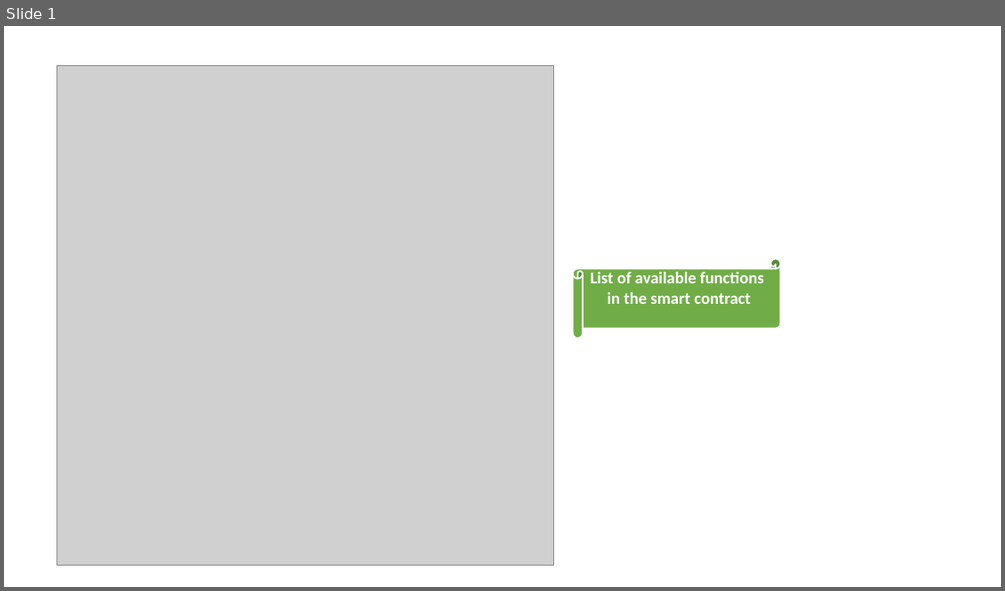
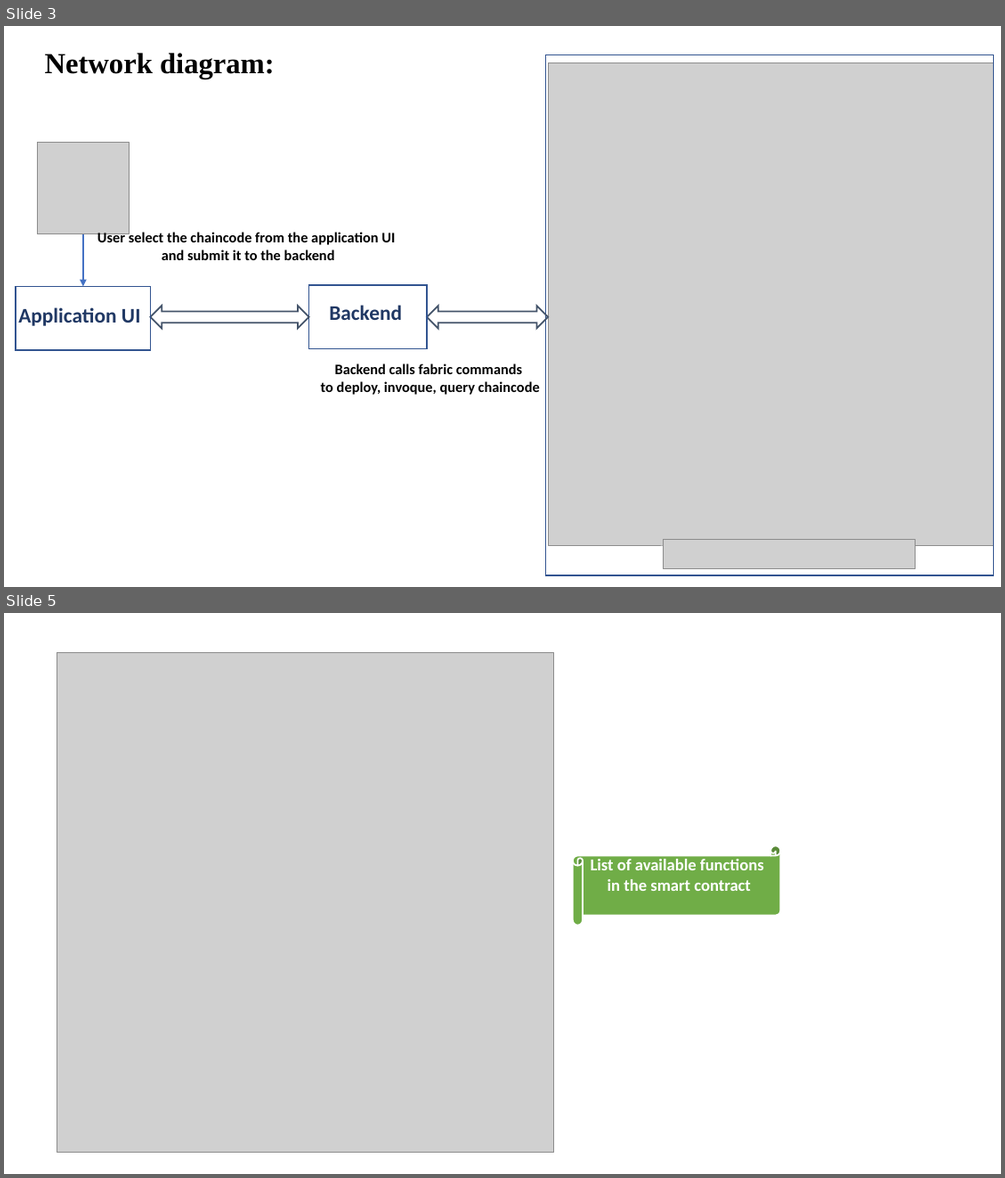
Before and after one commit to guesmi-samia123/Consent_System_Reposetry, a slide deck: WebApp_screenshoots.pptx. Shown one above the other, each under a label of ours: slide 1 before the commit, slides 3 and 5 after it; the slides between them are not shown. The pictures are 1005x591 and 1005x1178 pixels, drawn with LibreOffice and Linux fonts; fonts in the diff are those of the drawing; grey boxes stand for pictures. Boxes give left, top, right and bottom in pixels: in the first picture for what was removed or moved away, otherwise in the second. Text is boxed around its words. In the diff, an @@ line names an element or a change of style, - is before the commit and + after.

```diff
--- a/WebApp_screenshoots.pptx
+++ b/WebApp_screenshoots.pptx
@@ slide 3 added at [4, 26, 1001, 587], background #FFFFFF @@
@@ text added at [45, 53, 275, 79], 28 pt, text #000000, bold @@
+Network diagram:
@@ rectangle added at [546, 54, 994, 575], outline #325491 1 pt @@
@@ picture added at [549, 62, 994, 545] @@
@@ picture added at [37, 143, 129, 234] @@
@@ arrow added from (83, 234) to (83, 286), #4472C4 2.25 pt @@
@@ text added at [97, 231, 395, 260], 14 pt, text #000000, bold @@
+User select the chaincode from the application UI
+and submit it to the backend
@@ rectangle added at [16, 286, 151, 350], outline #325491 1.5 pt @@
@@ rectangle added at [309, 286, 428, 349], outline #325491 1.5 pt @@
@@ text added at [18, 307, 140, 326], 20 pt, text #203864, bold @@
+Application UI
@@ left right arrow added at [151, 305, 309, 328], outline #44546A 1.5 pt @@
@@ text added at [329, 305, 402, 320], 20 pt, text #203864, bold @@
+Backend
@@ left right arrow added at [427, 305, 548, 328], outline #44546A 1.5 pt @@
@@ text added at [321, 363, 540, 394], 14 pt, text #000000, bold @@
+Backend calls fabric commands
+to deploy, invoque, query chaincode
@@ picture added at [663, 539, 914, 569] @@
@@ what was slide 1 is now slide 5 @@
```
Also in this commit, not shown: 3 other slides added.
